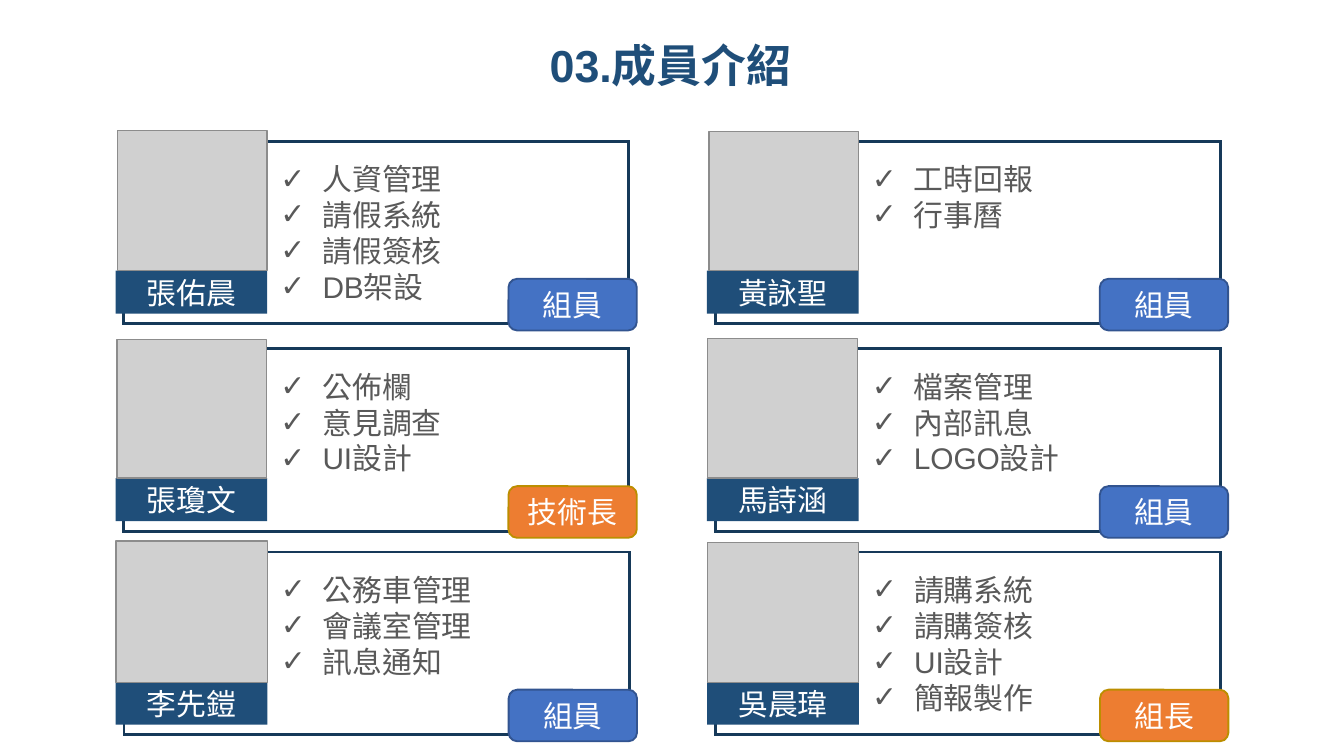
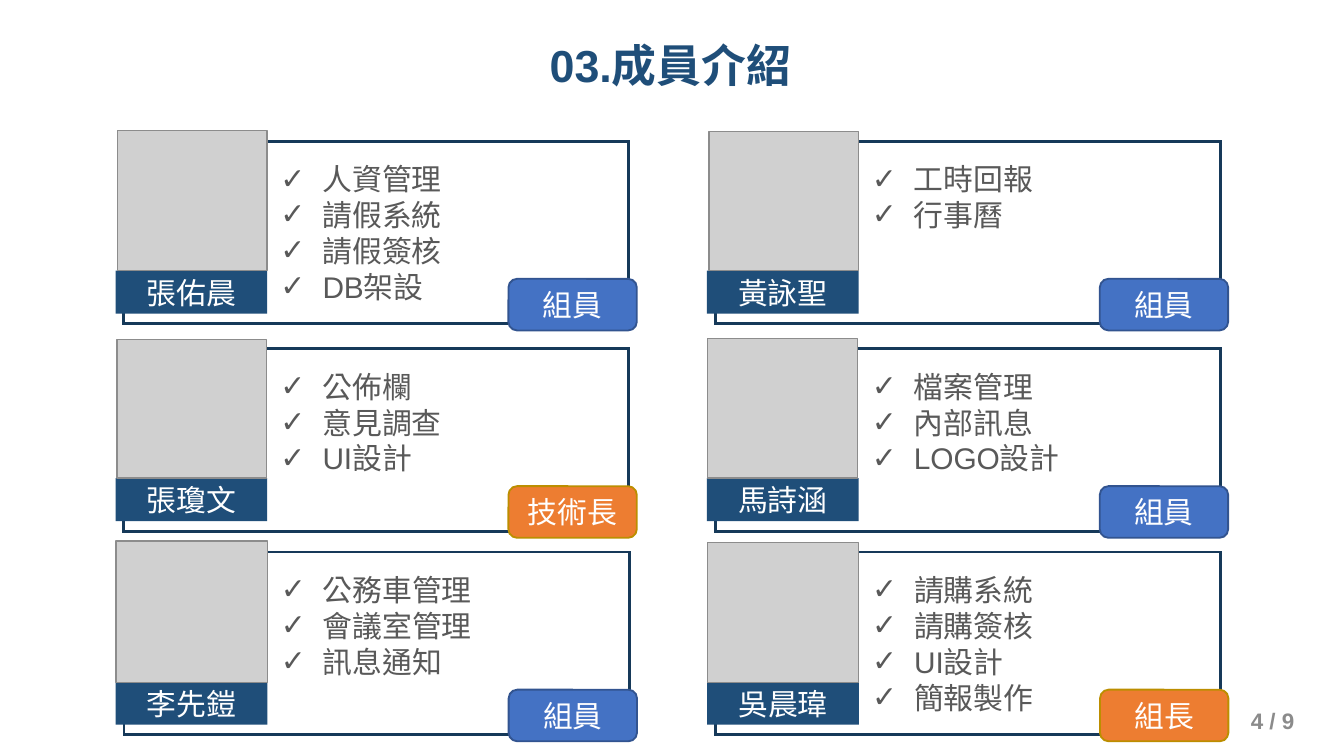
Before and after one commit to III-MSIT123-Group5/RoryRoryCC, a slide deck: slide 5 of 第一組(20191225).pptx. Drawn at 1344x756 pixels with LibreOffice and Linux fonts; fonts in the diff are those of the drawing; grey boxes stand for pictures; background and template pictures are left out. Boxes give left, top, right and bottom in pixels: in the first picture for what was removed or moved away, otherwise in the second. Text is boxed around its words. In the diff, an @@ line names an element or a change of style, - is before the commit and + after.

```diff
--- a/第一組(20191225).pptx
+++ b/第一組(20191225).pptx
@@ page number added at (1251,713,1294,729), 12 pt, text #8C8C8C, bold @@
+4 / 9
```
Also in this commit, not shown: 6 other slides changed, 2 slides added.
